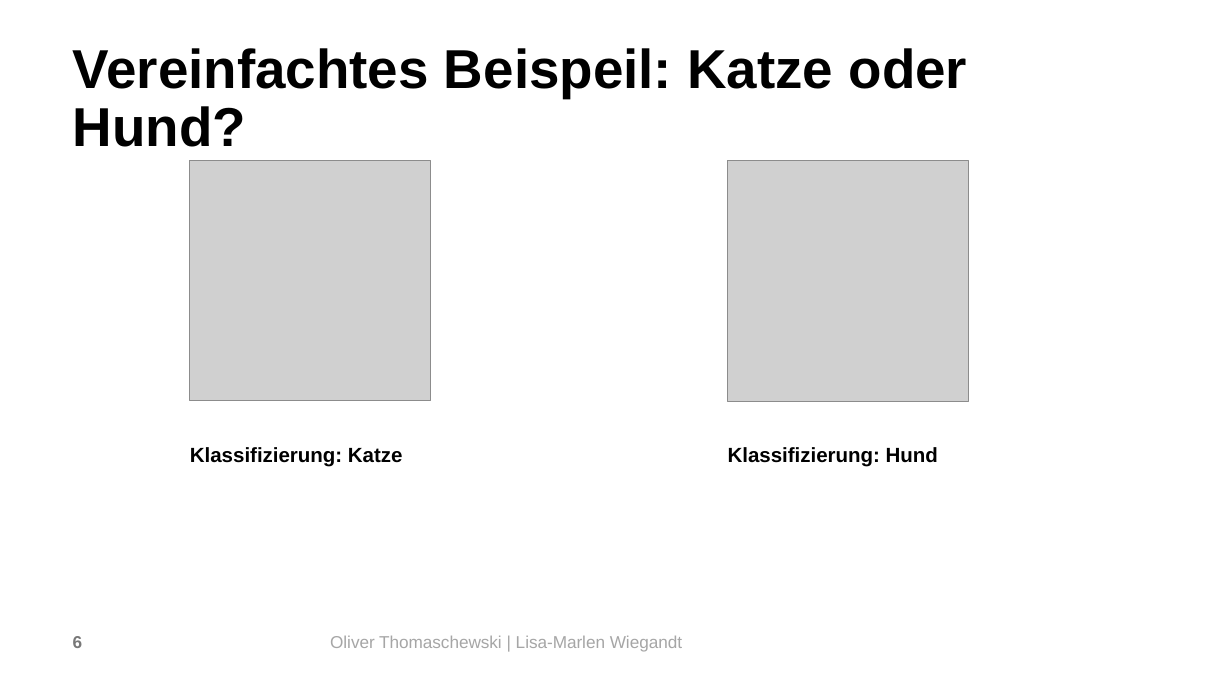
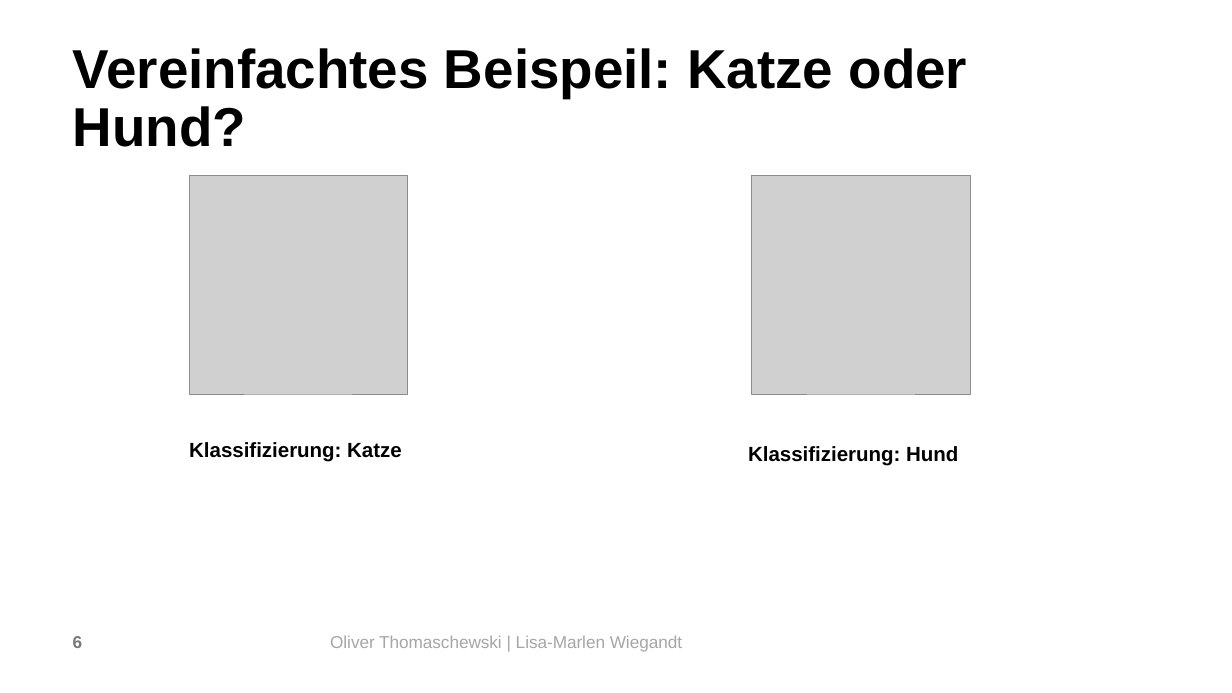
Before and after one commit to OliverThomaschewski/data_augmentation, a slide deck: slide 6 of Präsi.pptx. Drawn at 1232x693 pixels with LibreOffice and Linux fonts; fonts in the diff are those of the drawing; grey boxes stand for pictures; background and template pictures are left out. Boxes give left, top, right and bottom in pixels: in the first picture for what was removed or moved away, otherwise in the second. Text is boxed around its words. In the diff, an @@ line names an element or a change of style, - is before the commit and + after.

```diff
--- a/Präsi.pptx
+++ b/Präsi.pptx
@@ picture: place and size @@
-picture at (190, 160, 431, 400)
+picture at (189, 176, 408, 394)
@@ picture: place and size @@
-picture at (727, 161, 968, 401)
+picture at (752, 176, 970, 394)
@@ text "Klassifizierung: Katze": place and size @@
-text "Klassifizierung: Katze" at (190, 447, 403, 467)
+text "Klassifizierung: Katze" at (189, 442, 402, 461)
@@ text "Klassifizierung: Hund": place and size @@
-text "Klassifizierung: Hund" at (728, 447, 938, 467)
+text "Klassifizierung: Hund" at (748, 446, 958, 466)
```
Also in this commit, not shown: 11 other slides changed, 12 slides added, 1 slide removed, 1 other file.
